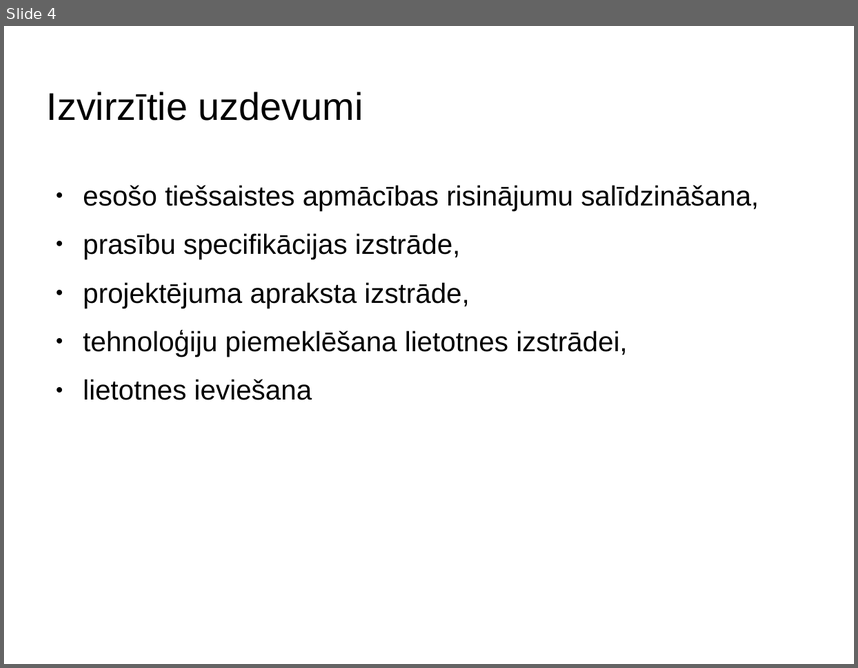
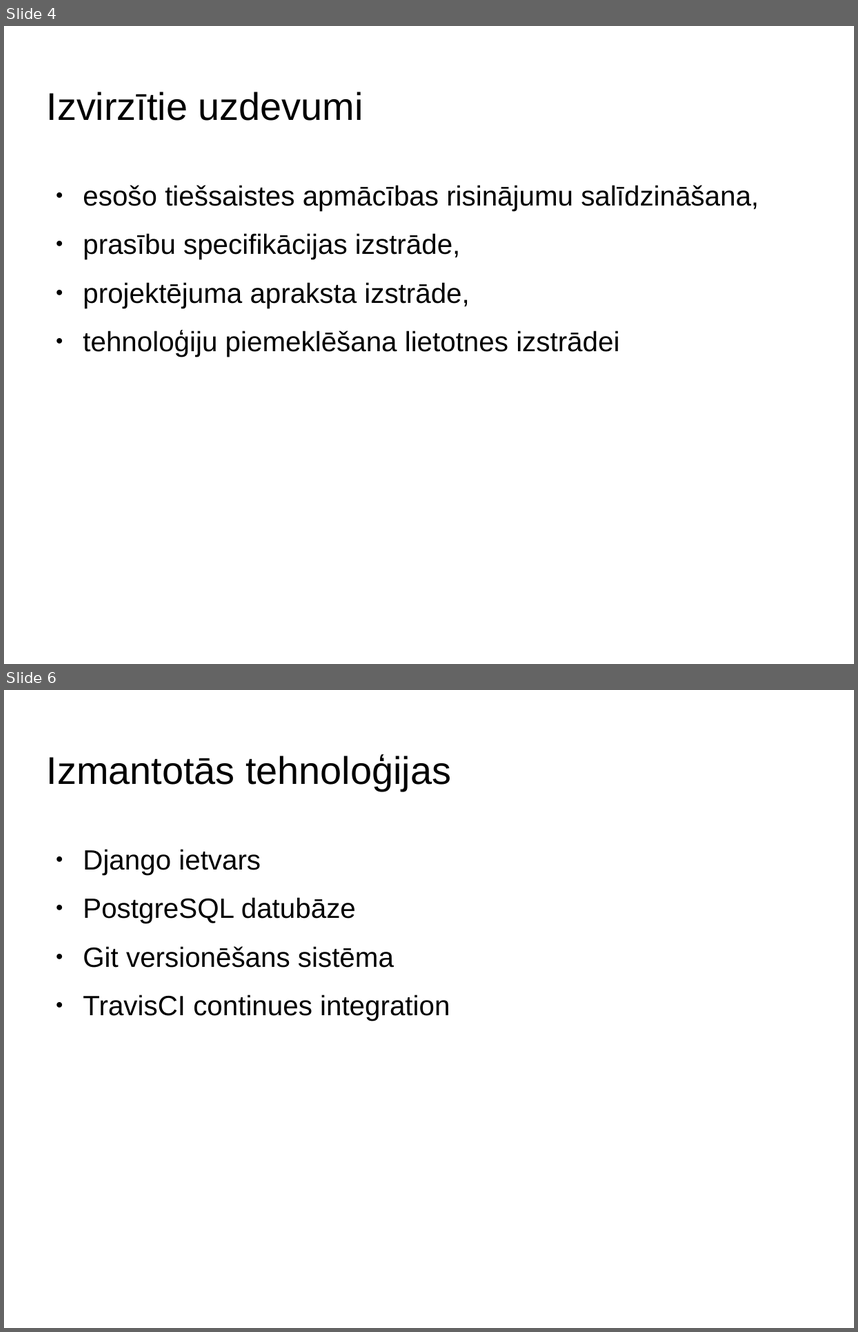
Before and after one commit to stabone/lore-parit, a slide deck: presentatio.odp. Shown one above the other, each under a label of ours: slide 4 before the commit, slides 4 and 6 after it; the slides between them are not shown. The pictures are 858x668 and 858x1332 pixels, drawn with LibreOffice and Linux fonts; fonts in the diff are those of the drawing; background and template pictures are left out. Boxes give left, top, right and bottom in pixels: in the first picture for what was removed or moved away, otherwise in the second. Text is boxed around its words. In the diff, an @@ line names an element or a change of style, - is before the commit and + after.

```diff
--- a/presentatio.odp
+++ b/presentatio.odp
@@ slide 6 added at (4,690,854,1328), background picture (left out) @@
@@ title added at (47,754,451,791), 36 pt, text #000000 @@
+Izmantotās tehnoloģijas
@@ text added at (83,849,450,1021), 26 pt, text #000000 @@
+● Django ietvars
+● PostgreSQL datubāze
+● Git versionēšans sistēma
+● TravisCI continues integration
@@ slide 4 changed as well @@
@@ text at (83,330,619,357): text changed @@
-● tehnoloģiju piemeklēšana lietotnes izstrādei,
-● lietotnes ieviešana
+● tehnoloģiju piemeklēšana lietotnes izstrādei
```
Also in this commit, not shown: 3 other slides changed, 4 other slides added, 2 slides removed.
